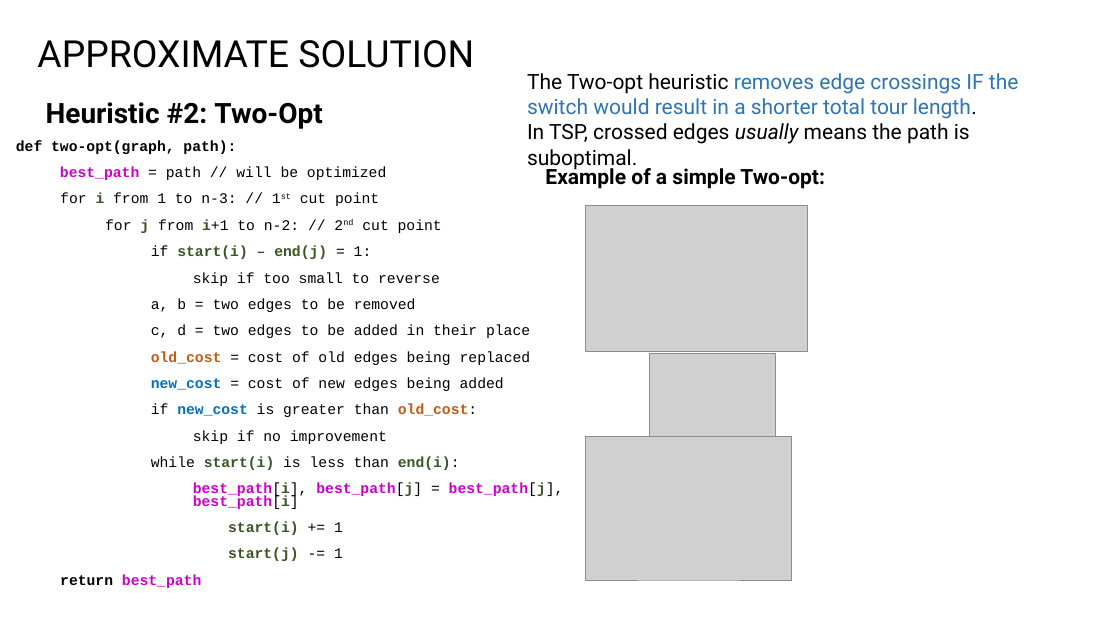
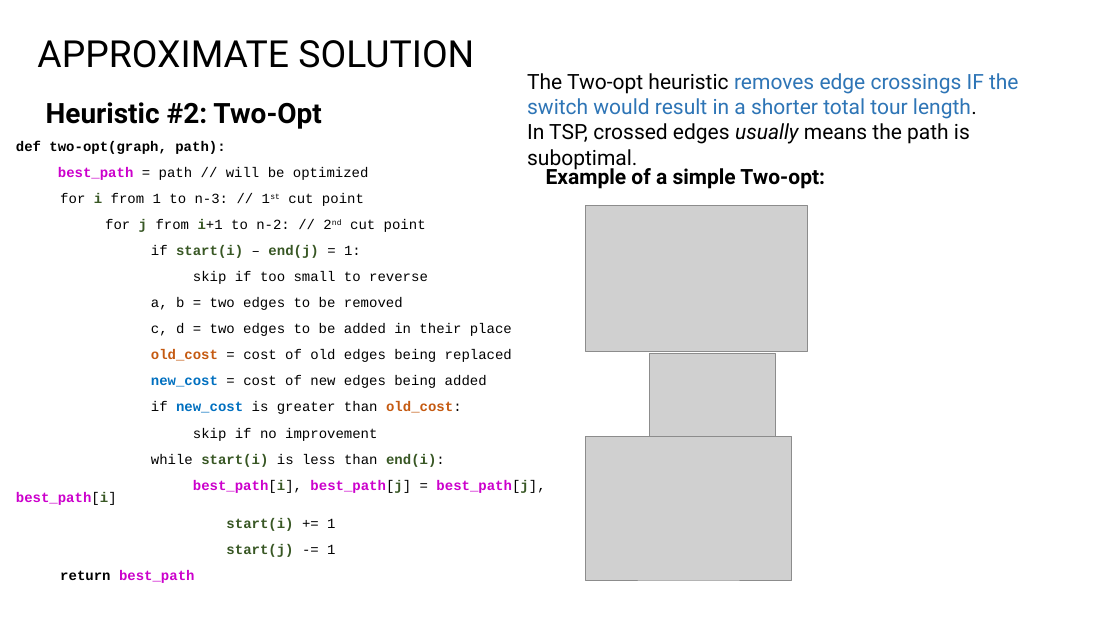
Before and after one commit to PictureOfGray/CS412-Team-NAME, a slide deck: slide 12 of presentations/problem_presentation.pptx. Drawn at 1120x630 pixels with LibreOffice and Linux fonts; fonts in the diff are those of the drawing; grey boxes stand for pictures; background and template pictures are left out. Boxes give left, top, right and bottom in pixels: in the first picture for what was removed or moved away, otherwise in the second. Text is boxed around its words. In the diff, an @@ line names an element or a change of style, - is before the commit and + after.

```diff
--- a/presentations/problem_presentation.pptx
+++ b/presentations/problem_presentation.pptx
@@ text "def two-opt(graph, path):" at [16, 140, 545, 583]: size 12.6 to 12 pt; text colour #385723 to #385724 in "i", "j i+1", "start(i) end(j)", "start(i) end(i):" and 3 more places; line spacing 0.7 to 0.72; indent changed @@
```
Also in this commit, not shown: 14 other slides changed.
